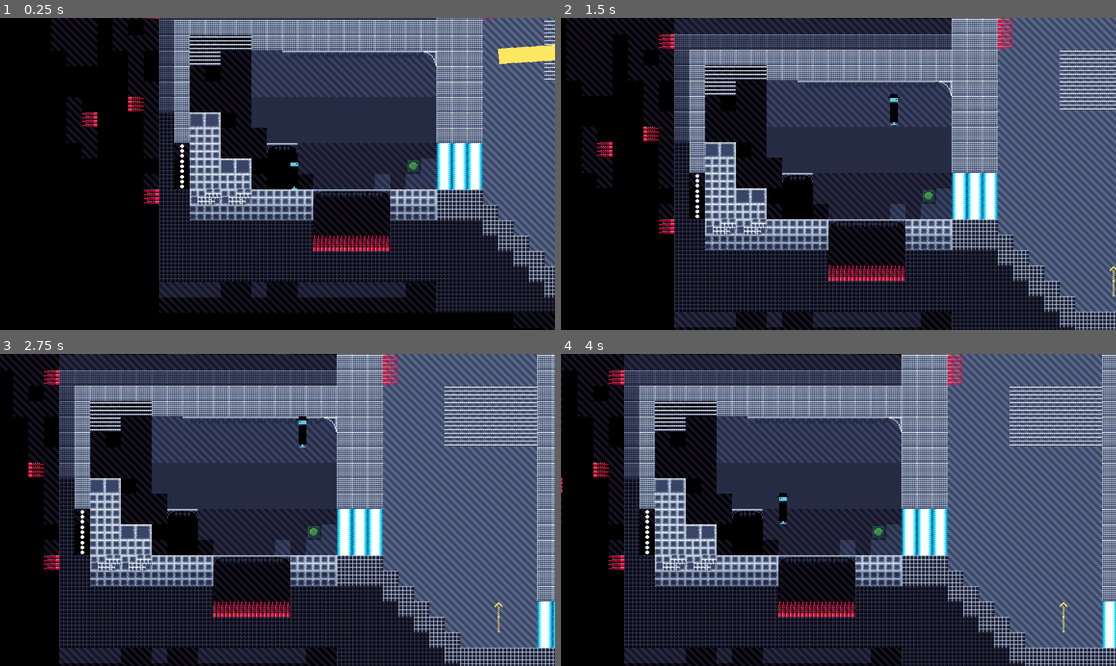
Above: before the commit, frames 1-4 (two rows, left to right).
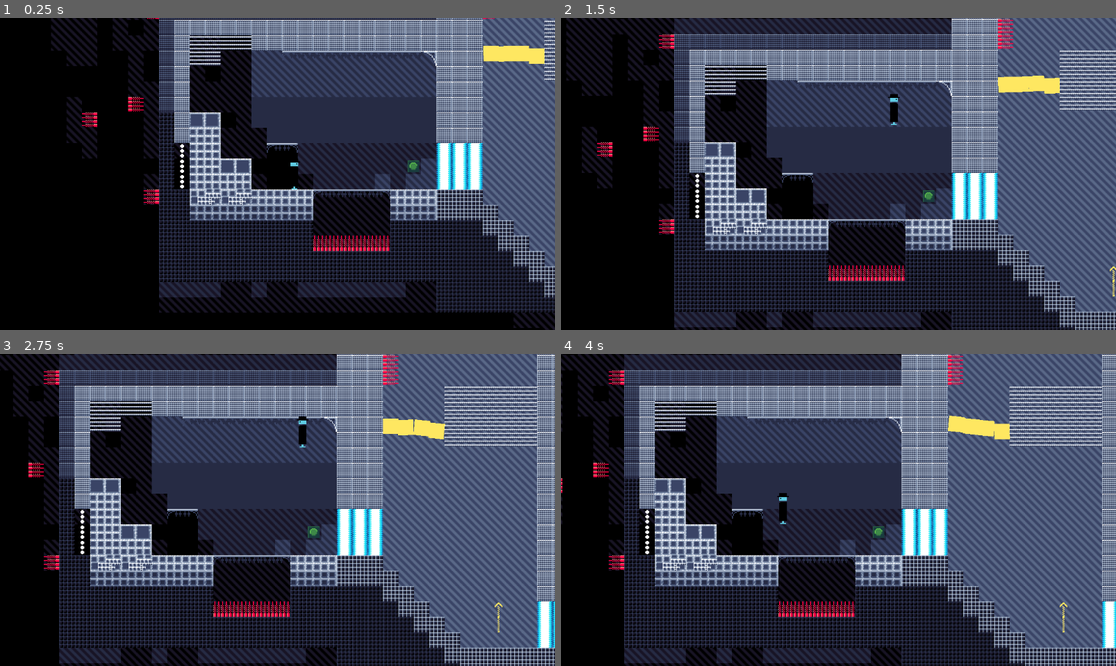
Above: after the commit, the same moments.

Repository: Jcodefox/GMTK2023TeamUmbrellaLand
Game: Godot game, scene res://scenes/main.tscn
The game is run twice, just before and just after one commit, with the same random seed, the same clock (stepped at 60 frames per second) and the same inputs.
Inputs (mouse positions are in pixels of both pictures, inside the frame that each line leads up to):
- Up to frame 1 (0.25 s): no input
- Up to frame 2 (1.5 s): move the mouse to (960, 158) at 0.52 s; hold W (up) 0.53-1.28 s; click (960, 158) at 0.6 s; move the mouse to (727, 189) at 1.27 s; hold S (down) from 1.28 s (still down); click (727, 189) at 1.35 s
- Up to frame 3 (2.75 s): move the mouse to (333, 441) at 2.02 s; release S (down) at 2.03 s; hold W (up) from 2.03 s (still down); click (333, 441) at 2.1 s
- Up to frame 4 (4 s): move the mouse to (810, 572) at 2.77 s; click (810, 572) at 2.85 s; move the mouse to (1005, 556) at 3.52 s; release W (up) at 3.53 s; hold S (down) from 3.53 s (still down); click (1005, 556) at 3.6 s

The runs differ from the first frame. In frame 1, 0.4% of the frame differs, in the area x 86-100%, y 8-15%; in frame 2, 0.6%; in frame 3, 0.6%; in frame 4, 0.6%, in the area x 69-81%, y 19-28%.

Commit message:
Added collision to some more tiles

Diff:
--- a/main.tres
+++ b/main.tres
@@ -179,6 +179,7 @@
 3:4/0 = 0
 3:4/0/physics_layer_0/linear_velocity = Vector2(0, 0)
 3:4/0/physics_layer_0/angular_velocity = 0.0
+3:4/0/physics_layer_0/polygon_0/points = PackedVector2Array(-8, -8, 8, -8, 8, 8, -8, 8)
 3:4/0/physics_layer_1/linear_velocity = Vector2(0, 0)
 3:4/0/physics_layer_1/angular_velocity = 0.0
 3:4/0/physics_layer_2/linear_velocity = Vector2(0, 0)
@@ -226,6 +227,7 @@
 3:5/0 = 0
 3:5/0/physics_layer_0/linear_velocity = Vector2(0, 0)
 3:5/0/physics_layer_0/angular_velocity = 0.0
+3:5/0/physics_layer_0/polygon_0/points = PackedVector2Array(-8, -8, 8, -8, 8, 8, -8, 8)
 3:5/0/physics_layer_1/linear_velocity = Vector2(0, 0)
 3:5/0/physics_layer_1/angular_velocity = 0.0
 3:5/0/physics_layer_2/linear_velocity = Vector2(0, 0)
